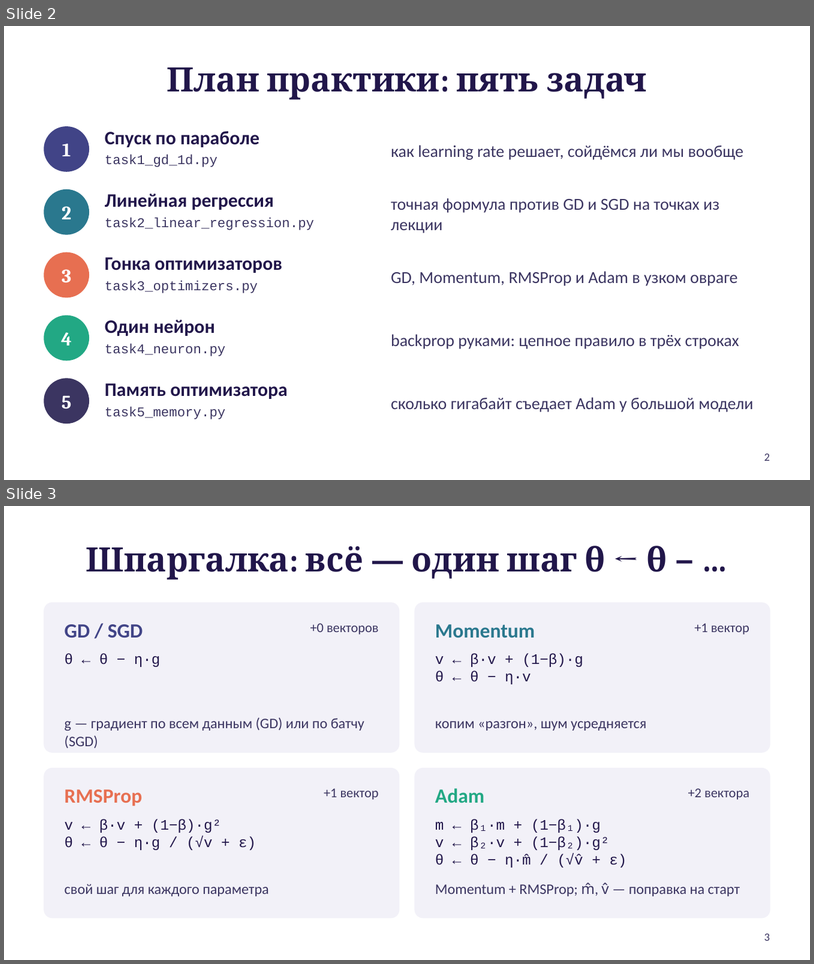
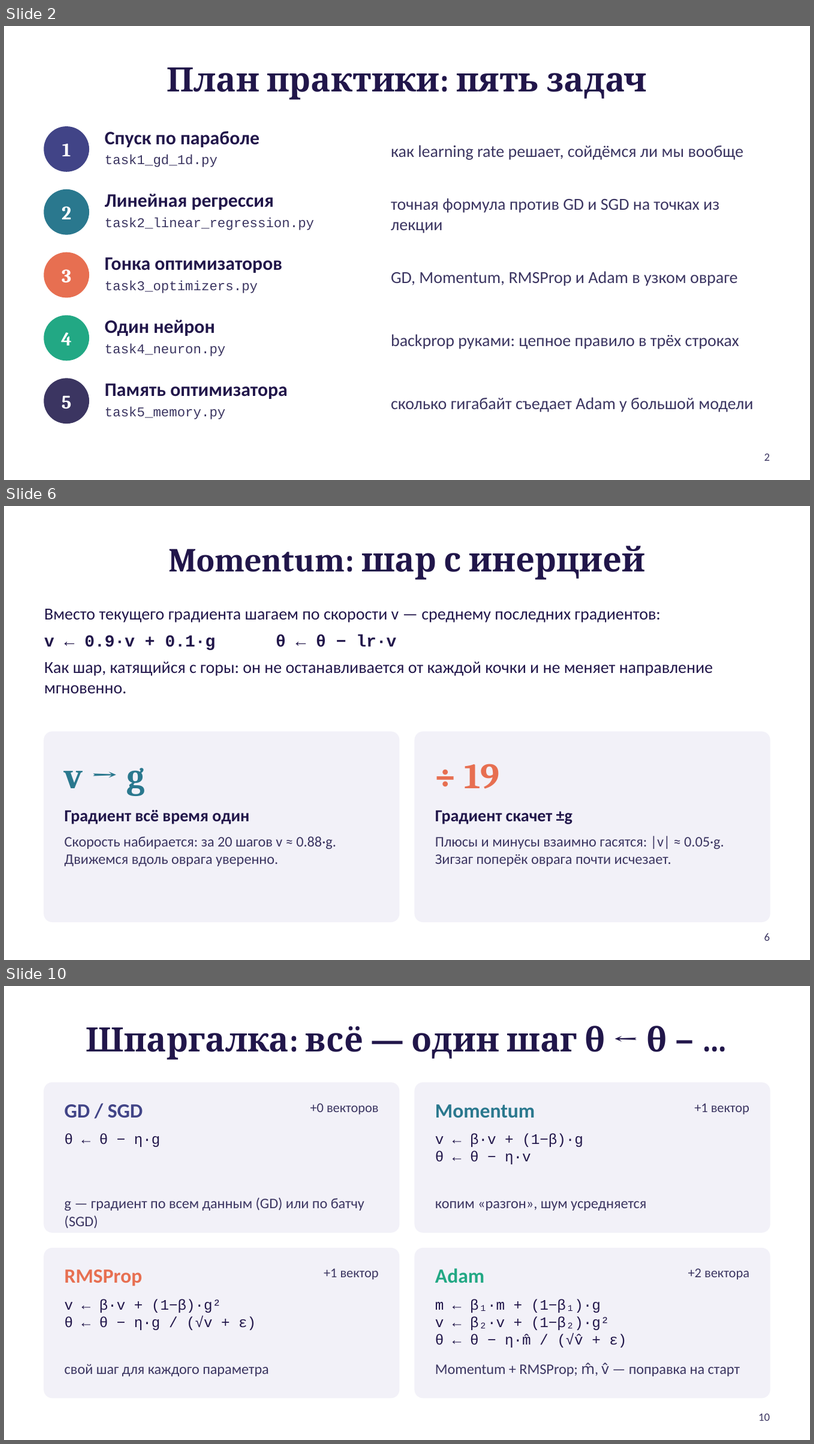
Before and after one commit to Fil-maker/Java_algorithms, a slide deck: src/lesson5/gradient_practice.pptx. Shown one above the other, each under a label of ours: slides 2 and 3 before the commit, slides 2, 6 and 10 after it; the slides between them are not shown. The pictures are 814x964 and 814x1444 pixels, drawn with LibreOffice and Linux fonts; fonts in the diff are those of the drawing. Boxes give left, top, right and bottom in pixels: in the first picture for what was removed or moved away, otherwise in the second. Text is boxed around its words. In the diff, an @@ line names an element or a change of style, - is before the commit and + after.

```diff
--- a/src/lesson5/gradient_practice.pptx
+++ b/src/lesson5/gradient_practice.pptx
@@ slide 6 added at bbox=[4, 506, 810, 960], background #FFFFFF @@
@@ title added at bbox=[168, 546, 645, 580], 30 pt, text #21164A, bold @@
+Momentum: шар с инерцией
@@ text added at bbox=[44, 609, 713, 693], 15 pt, text #21164A @@
+Вместо текущего градиента шагаем по скорости v — среднему последних градиентов:
+v ← 0.9·v + 0.1·g θ ← θ − lr·v
+Как шар, катящийся с горы: он не останавливается от каждой кочки и не меняет направление мгновенно.
@@ rounded rectangle added at bbox=[44, 732, 399, 921], fill #F2F1F8, outline #F2F1F8 1 pt @@
@@ rounded rectangle added at bbox=[415, 732, 770, 921], fill #F2F1F8, outline #F2F1F8 1 pt @@
@@ text added at bbox=[65, 768, 145, 796], 32 pt, text #2A788E, bold @@
+v → g
@@ text added at bbox=[464, 763, 500, 789], 32 pt, text #E76F51, bold @@
+÷ 19
@@ text added at bbox=[65, 810, 249, 824], 15 pt, text #21164A, bold @@
+Градиент всё время один
@@ text added at bbox=[435, 810, 573, 824], 15 pt, text #21164A, bold @@
+Градиент скачет ±g
@@ text added at bbox=[65, 836, 336, 866], 13 pt, text #3B3561 @@
+Скорость набирается: за 20 шагов v ≈ 0.88·g. Движемся вдоль оврага уверенно.
@@ text added at bbox=[435, 835, 725, 866], 13 pt, text #3B3561 @@
+Плюсы и минусы взаимно гасятся: |v| ≈ 0.05·g. Зигзаг поперёк оврага почти исчезает.
@@ page number added at bbox=[765, 933, 770, 940], 10 pt, text #3B3561 @@
+6
@@ what was slide 3 is now slide 10 @@
@@ page number at bbox=[759, 1413, 770, 1420]: text changed @@
-3
+10
```
Also in this commit, not shown: 4 slides changed, 6 other slides added, 1 other file.
